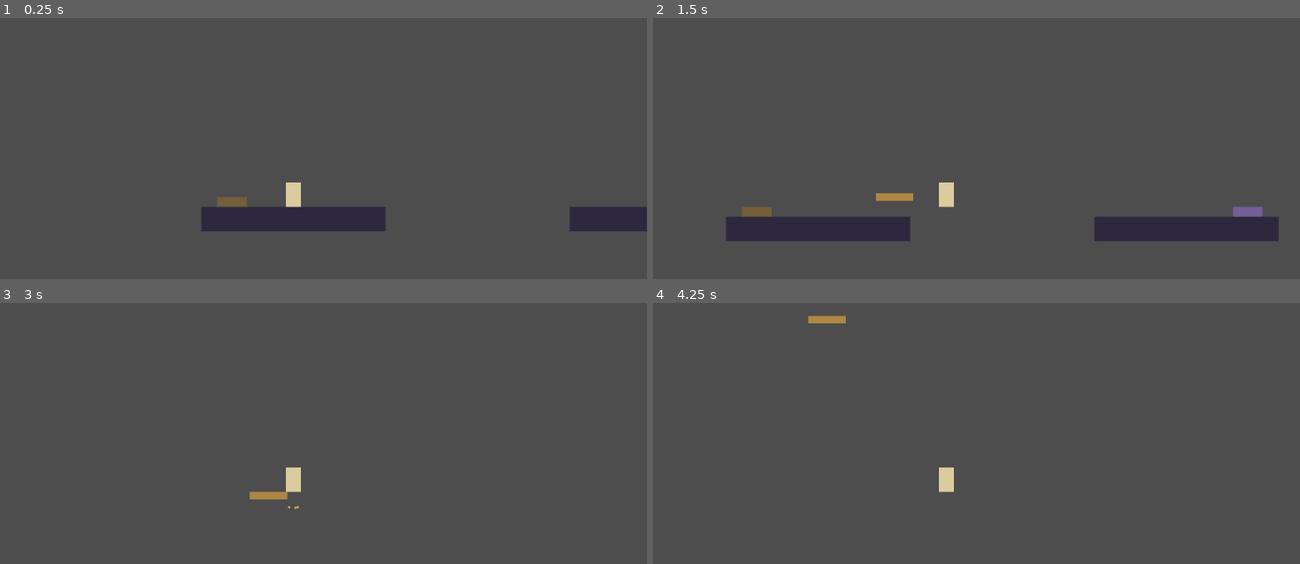
Above: before the commit, frames 1-4 (two rows, left to right).
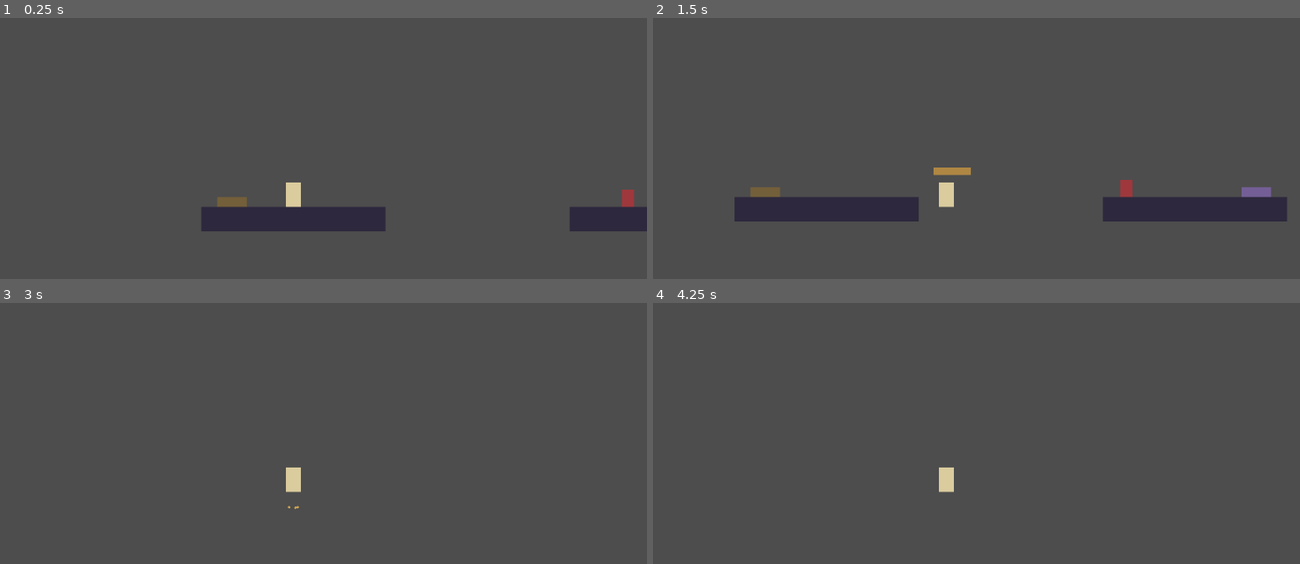
Above: after the commit, the same moments.

Repository: Sintfoap/MonthOfGame
Game: Godot game, scene res://scenes/Midgard.tscn
Two runs of this game, one before a commit and one after it. Both use one fixed random seed, a clock stepped at 60 frames per second and the inputs below.
Inputs:
- Up to frame 1 (0.25 s): no input
- Up to frame 2 (1.5 s): tap Enter (ui_accept) at 0.5, 0.77 s; hold Right (ui_right) from 0.53 s (still down); tap J at 0.6 s; tap K at 0.8, 1.35 s
- Up to frame 3 (3 s): tap Enter (ui_accept) at 1.52, 2.75 s; tap L at 1.55, 2.1 s; release Right (ui_right) at 2.03 s; hold Left (ui_left) 2.03-2.78 s; tap J at 2.3, 2.85 s; hold Right (ui_right) from 2.78 s (still down)
- Up to frame 4 (4.25 s): keep holding Right (ui_right); tap Enter (ui_accept) at 3.02, 3.77 s; tap K at 3.05, 3.6 s; tap L at 3.8 s

The runs differ from the first frame. In frame 1, 0.1% of the frame differs, in the area x 96-99%, y 65-73%; in frame 2, 9.2%, in the area x 11-98%, y 57-86%; in frame 3, 0.2%; in frame 4, 0.2%.

Commit message:
Add first enemy, contact damage, and real collision layers
Gives the vertical slice its first combat and stress-tests the trigger
architecture with actual physics layers instead of everything sharing
Godot's default layer 1. Layers are named in project.godot (World, Player,
Enemy, Hazard) and used explicitly via LevelBuilder.LAYER_* constants.
make_trigger's Area2D now masks to the Player layer specifically instead of
relying only on the body-type check added for the earlier self-firing loop
-- belt and suspenders.

Enemy.gd is a simple ground patroller: solid on the World layer (so it
turns around at platform edges and walls the same way the player does),
with a separate Hazard-layer hitbox for contact damage and a per-hit
cooldown. Player gained health, a brief invulnerability window with a
color-flash cue, and take_damage() -> scene reload on death (deferred, for
the same reason change_scene_to_file needed deferring: it can be called
from an Area2D signal mid-physics-step).

Headless testing caught a real bug this surfaced rather than introduced:
Galdur's ward has always spawned 4-16px below the caster's feet. That's
invisible when the only use is a mid-air stepping-stone over a gap, but
it means a caster standing on solid ground was placing the ward *inside*
already-solid ground -- it could never have blocked anything at ground
level, ever, even before an enemy existed to prove it. Moved the spawn
point to ahead of the caster at foot height instead. Verified with an
isolated combat scene: an enemy approaching from a realistic distance now
gets physically blocked and reverses at the ward, and the player took zero
damage through the encounter. (A same-scenario test with the enemy already
adjacent still gets through, which is correct, not a bug -- the ward takes
~0.4s to finish growing, so it has to be placed ahead of a threat, not
reacted with.)

Also placed the first enemy in Midgard, patrolling between the Smithcraft
bridge landing and the Alfheim trigger.

Diff:
--- a/project.godot
+++ b/project.godot
@@ -8,3 +8,10 @@
 [autoload]
 
 PlayerState="*res://scripts/PlayerState.gd"
+
+[layer_names]
+
+2d_physics/layer_1="World"
+2d_physics/layer_2="Player"
+2d_physics/layer_3="Enemy"
+2d_physics/layer_4="Hazard"
--- a/scripts/abilities/Galdur.gd
+++ b/scripts/abilities/Galdur.gd
@@ -3,18 +3,22 @@
 ## Galdur: an elementary cellular automaton wrapped in a ring, exactly like
 ## the one in the "Six Grammars" prototype. When it finishes growing, the
 ## final ring's density decides the size and lifetime of a temporary rune
-## ward — a stepping-stone platform, not a projectile.
+## ward — a stepping-stone platform ahead of the caster, and (since it's
+## solid on the World layer, same as any wall) a real obstacle to whatever
+## is walking toward them.
 
 const RING_SIZE := 48
 const MAX_GEN := 10
 const RULE_NUMBER := 30
 const GEN_INTERVAL := 0.04
+const FORWARD_OFFSET := 80.0  # clears the ward's own max half-width (65px)
 
 var _rule_table: Array = []
 var _ring: Array = []
 var _growing := false
 var _timer := 0.0
 var _generation := 0
+var _facing := 1.0
 
 
 func _ready() -> void:
@@ -29,7 +33,8 @@
 	return table
 
 
-func cast() -> void:
+func cast(facing: float = 1.0) -> void:
+	_facing = facing
 	_ring.resize(RING_SIZE)
 	for i in range(RING_SIZE):
 		_ring[i] = 0
@@ -74,9 +79,14 @@
 	var radius := 40.0 + density * 90.0
 	var duration := 1.0 + density * 1.6
 
+	# Ahead of the caster and at foot height, not below -- a caster
+	# standing on solid ground has nothing but more solid ground beneath
+	# them, so a ward placed there would spawn embedded in it, unreachable
+	# by anything walking at ground level. FORWARD_OFFSET clears the
+	# player's own collision box even at the ward's widest.
 	var body := LevelBuilder.make_platform(
 		get_tree().current_scene,
-		global_position + Vector2(0, 10),
+		global_position + Vector2(_facing * FORWARD_OFFSET, 0),
 		Vector2(radius, 12),
 		Color(0.73, 0.56, 0.26, 0.9)
 	)
--- a/scripts/levels/Midgard.gd
+++ b/scripts/levels/Midgard.gd
@@ -5,7 +5,10 @@
 ## a single Galdur ward isn't wide enough alone. It's meant to send the
 ## player down into Svartalfheim first to learn Smithcraft, then back here
 ## to grow a permanent crystal bridge across. Once across, a second trigger
-## on the far platform leads to Alfheim to learn Wizardry.
+## on the far platform leads to Alfheim to learn Wizardry — but a patrolling
+## enemy sits between the bridge landing and that trigger. It's solid on
+## the same World layer as a Galdur ward, so casting one in its path blocks
+## it like any wall.
 
 const PLAYER_SCENE := preload("res://scenes/Player.tscn")
 
@@ -24,6 +27,11 @@
 		func(_body): get_tree().change_scene_to_file.call_deferred("res://scenes/Alfheim.tscn")
 	)
 
+	var patroller := Enemy.new()
+	patroller.position = Vector2(560, 280)
+	patroller.setup(480.0, 650.0)
+	add_child(patroller)
+
 	var player := PLAYER_SCENE.instantiate()
 	player.position = Vector2(0, 260)
 	add_child(player)
--- a/scripts/player/Player.gd
+++ b/scripts/player/Player.gd
@@ -3,14 +3,24 @@
 const SPEED := 220.0
 const JUMP_VELOCITY := -420.0
 const GRAVITY := 1200.0
+const MAX_HEALTH := 3
+const INVULNERABLE_TIME := 1.0
+
+signal died
 
 @onready var sprite: Polygon2D = $Sprite
 @onready var galdur: Node2D = $GaldurAbility
 @onready var smithcraft: Node = $SmithcraftAbility
 @onready var wizardry: Node = $WizardryAbility
 
+var health := MAX_HEALTH
+var _invulnerable_timer := 0.0
+
 
 func _ready() -> void:
+	collision_layer = LevelBuilder.LAYER_PLAYER
+	collision_mask = LevelBuilder.LAYER_WORLD | LevelBuilder.LAYER_ENEMY
+
 	sprite.color = Color(0.86, 0.8, 0.62)
 	sprite.polygon = PackedVector2Array([
 		Vector2(-12, -40), Vector2(12, -40), Vector2(12, 0), Vector2(-12, 0)
@@ -35,12 +45,32 @@
 
 	move_and_slide()
 
+	if _invulnerable_timer > 0.0:
+		_invulnerable_timer -= delta
+		if _invulnerable_timer <= 0.0:
+			sprite.color = Color(0.86, 0.8, 0.62)
+
+
+func take_damage(amount: int) -> void:
+	if _invulnerable_timer > 0.0:
+		return
+	health -= amount
+	_invulnerable_timer = INVULNERABLE_TIME
+	sprite.color = Color(0.9, 0.35, 0.35)
+	if health <= 0:
+		died.emit()
+		# Deferred: this can be called from an Area2D's body_entered, which
+		# fires during the physics step -- reloading the scene there would
+		# free collision objects mid-physics-callback.
+		get_tree().reload_current_scene.call_deferred()
+
 
 func _unhandled_input(event: InputEvent) -> void:
 	if not (event is InputEventKey and event.pressed and not event.echo):
 		return
 	if event.keycode == KEY_J:
-		galdur.cast()
+		var facing := 1.0 if sprite.scale.x >= 0.0 else -1.0
+		galdur.cast(facing)
 	elif event.keycode == KEY_K and PlayerState.has_smithcraft:
 		var facing := 1.0 if sprite.scale.x >= 0.0 else -1.0
 		# Offset ahead of and below the player's feet so the seed cell
--- a/scripts/world/CrystalCell.gd
+++ b/scripts/world/CrystalCell.gd
@@ -6,6 +6,9 @@
 
 
 func setup(cell_size: float) -> void:
+	collision_layer = LevelBuilder.LAYER_WORLD
+	collision_mask = 0
+
 	var shape := RectangleShape2D.new()
 	shape.size = Vector2(cell_size, cell_size)
 	var collision := CollisionShape2D.new()
--- /dev/null
+++ b/scripts/world/Enemy.gd
@@ -0,0 +1,80 @@
+class_name Enemy
+extends CharacterBody2D
+
+## A simple ground patroller. Deals contact damage through a Hazard-layer
+## hitbox, and is physically solid on the World layer — which means a
+## Galdur ward (also World-layer) blocks its patrol like any other wall.
+## That's the ward's combat use: cast one in an enemy's path and it has to
+## stop or turn around, same as hitting the edge of a platform.
+
+const SPEED := 60.0
+const GRAVITY := 1200.0
+const DAMAGE := 1
+const HIT_COOLDOWN := 0.6
+
+var _dir := -1.0
+var _patrol_min := 0.0
+var _patrol_max := 0.0
+var _hit_timer := 0.0
+
+
+func setup(patrol_min: float, patrol_max: float) -> void:
+	_patrol_min = patrol_min
+	_patrol_max = patrol_max
+	collision_layer = LevelBuilder.LAYER_ENEMY
+	collision_mask = LevelBuilder.LAYER_WORLD
+
+	var shape := RectangleShape2D.new()
+	shape.size = Vector2(20, 28)
+	var collision := CollisionShape2D.new()
+	collision.shape = shape
+	collision.position = Vector2(0, -14)
+	add_child(collision)
+
+	var visual := Polygon2D.new()
+	visual.color = Color(0.62, 0.22, 0.24)
+	visual.polygon = PackedVector2Array([
+		Vector2(-10, -28), Vector2(10, -28), Vector2(10, 0), Vector2(-10, 0)
+	])
+	add_child(visual)
+
+	var hitbox := Area2D.new()
+	hitbox.collision_layer = LevelBuilder.LAYER_HAZARD
+	hitbox.collision_mask = LevelBuilder.LAYER_PLAYER
+	var hshape := RectangleShape2D.new()
+	hshape.size = Vector2(24, 32)
+	var hcollision := CollisionShape2D.new()
+	hcollision.shape = hshape
+	hcollision.position = Vector2(0, -14)
+	hitbox.add_child(hcollision)
+	hitbox.body_entered.connect(_on_hitbox_entered)
+	add_child(hitbox)
+
+
+func _physics_process(delta: float) -> void:
+	if not is_on_floor():
+		velocity.y += GRAVITY * delta
+	velocity.x = _dir * SPEED
+
+	if global_position.x <= _patrol_min:
+		_dir = 1.0
+	elif global_position.x >= _patrol_max:
+		_dir = -1.0
+
+	move_and_slide()
+
+	# A ward or wall stopped forward motion -- turn around instead of
+	# pressing uselessly against it.
+	if is_on_wall():
+		_dir = -_dir
+
+	if _hit_timer > 0.0:
+		_hit_timer -= delta
+
+
+func _on_hitbox_entered(body: Node) -> void:
+	if _hit_timer > 0.0:
+		return
+	if body.has_method("take_damage"):
+		body.take_damage(DAMAGE)
+		_hit_timer = HIT_COOLDOWN
--- a/scripts/world/LevelBuilder.gd
+++ b/scripts/world/LevelBuilder.gd
@@ -5,10 +5,17 @@
 ## platforms and triggers are plain colored rectangles until a pixel-art
 ## pass replaces them.
 
+const LAYER_WORLD := 1
+const LAYER_PLAYER := 2
+const LAYER_ENEMY := 4
+const LAYER_HAZARD := 8
+
 
 static func make_platform(parent: Node, pos: Vector2, size: Vector2, color: Color) -> StaticBody2D:
 	var body := StaticBody2D.new()
 	body.position = pos
+	body.collision_layer = LAYER_WORLD
+	body.collision_mask = 0
 
 	var shape := RectangleShape2D.new()
 	shape.size = size
@@ -42,15 +49,17 @@
 
 	var area := Area2D.new()
 	area.position = pos
+	area.collision_layer = 0
+	area.collision_mask = LAYER_PLAYER
 	var shape := RectangleShape2D.new()
 	shape.size = size
 	var collision := CollisionShape2D.new()
 	collision.shape = shape
 	area.add_child(collision)
-	# Area2D.body_entered fires for any PhysicsBody2D that overlaps it,
-	# including the ground platforms this trigger sits on top of — filter
-	# to the player so the trigger doesn't fire itself the instant the
-	# level loads.
+	# Belt and suspenders: the mask above already keeps this from seeing
+	# anything but the Player layer (the ground platforms this trigger
+	# sits on top of included), but the body-type check is what actually
+	# caught the original self-firing-on-load bug, so it stays.
 	area.body_entered.connect(func(body):
 		if body is CharacterBody2D:
 			on_enter.call(body)
Not shown, changed: README.md
